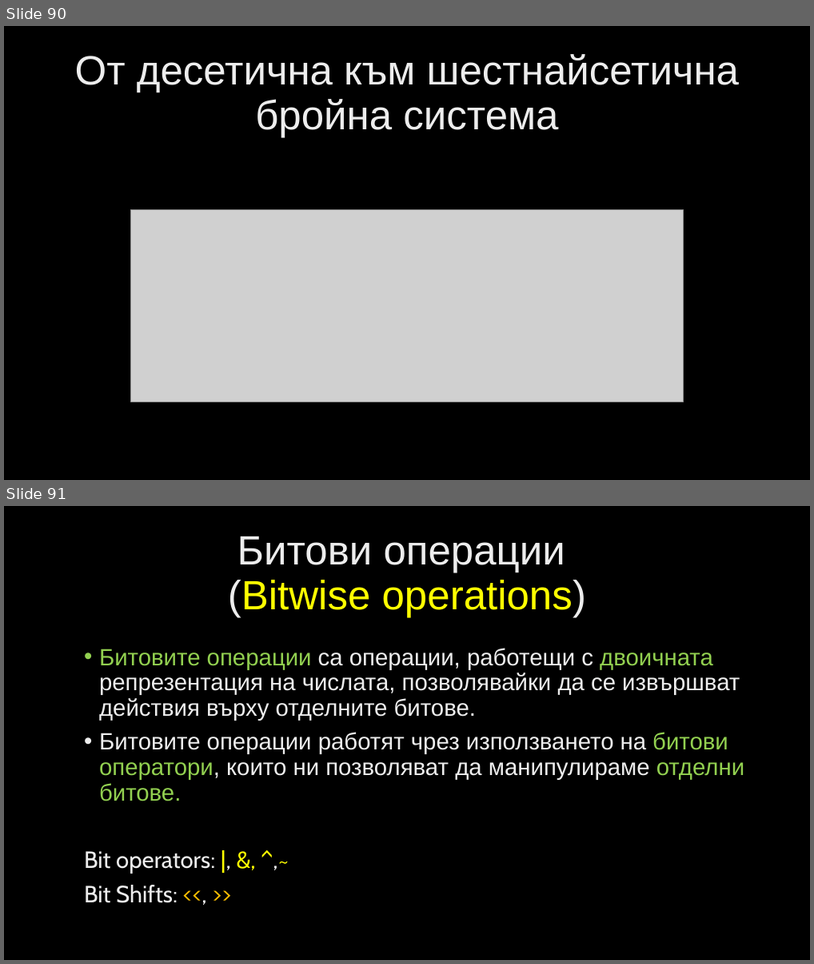
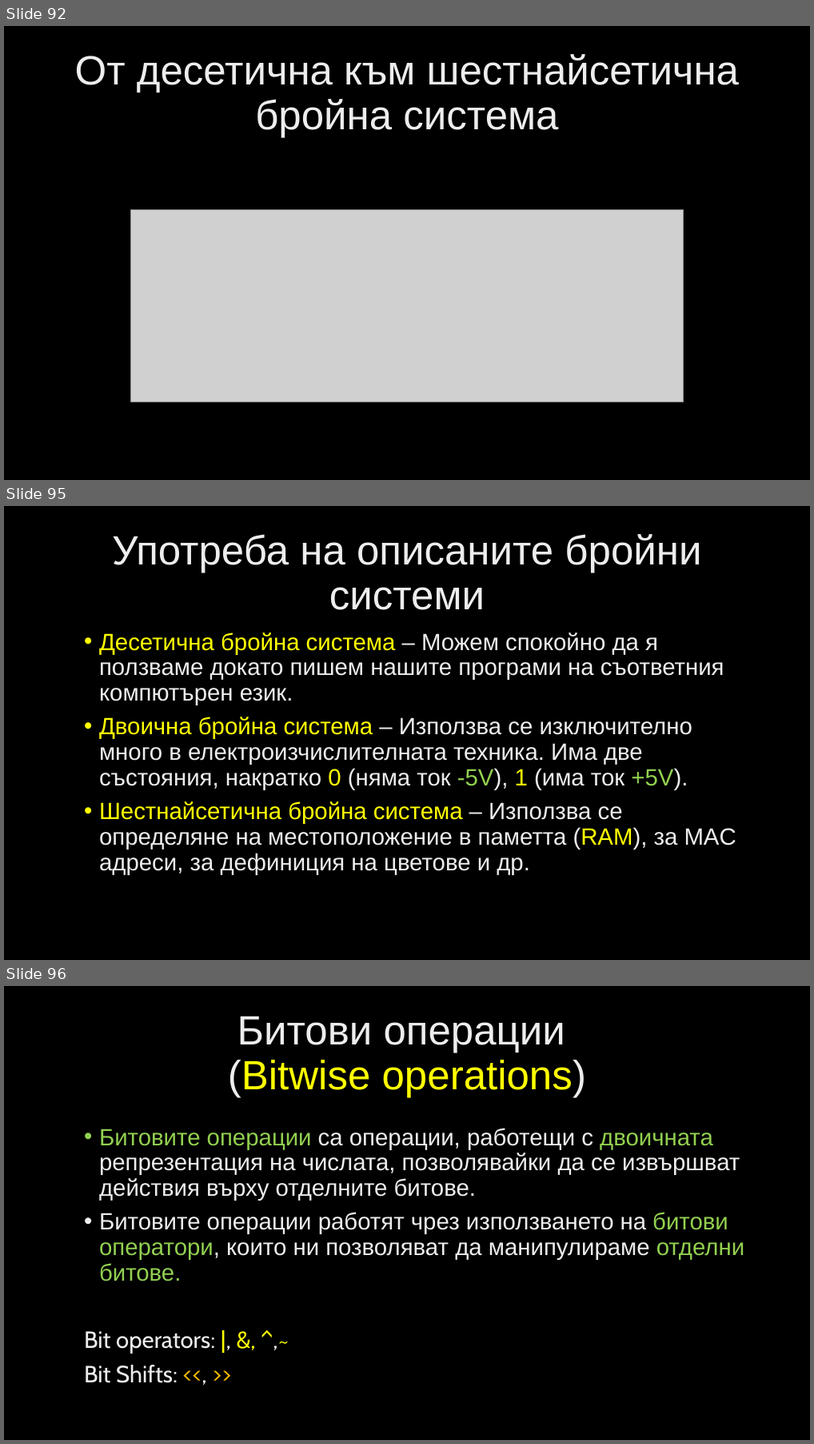
Before and after one commit to velizar92/CSharp-Programming-Presentations, a slide deck: C# Intermediate.pptx. Shown one above the other, each under a label of ours: slides 90 and 91 before the commit, slides 92, 95 and 96 after it; the slides between them are not shown. The pictures are 814x964 and 814x1444 pixels, drawn with LibreOffice and Linux fonts; fonts in the diff are those of the drawing; grey boxes stand for pictures; background and template pictures are left out. Boxes give left, top, right and bottom in pixels: in the first picture for what was removed or moved away, otherwise in the second. Text is boxed around its words. In the diff, an @@ line names an element or a change of style, - is before the commit and + after.

```diff
--- a/C# Intermediate.pptx
+++ b/C# Intermediate.pptx
@@ slide 95 added at [4,506,810,960], background picture (left out) @@
@@ title added at [112,534,702,610], 48.6 pt, text gradient #BFBFBF to #EDEDED to #FFFFFF @@
+Употреба на описаните бройни системи
@@ text added at [99,632,737,875], 28 pt, text gradient #BFBFBF to #EDEDED to #FFFFFF @@
+• Десетична бройна система – Можем спокойно да я ползваме докато пишем нашите програми на съответния компютърен език.
+• Двоична бройна система – Използва се изключително много в електроизчислителната техника. Има две състояния, накратко 0 (няма ток -5V), 1 (има ток +5V).
+• Шестнайсетична бройна система – Използва се определяне на местоположение в паметта (RAM), за MAC адреси, за дефиниция на цветове и др.
@@ what was slide 90 is now slide 92 @@
@@ what was slide 91 is now slide 96 @@
```
Also in this commit, not shown: 3 slides changed, 5 other slides added.
